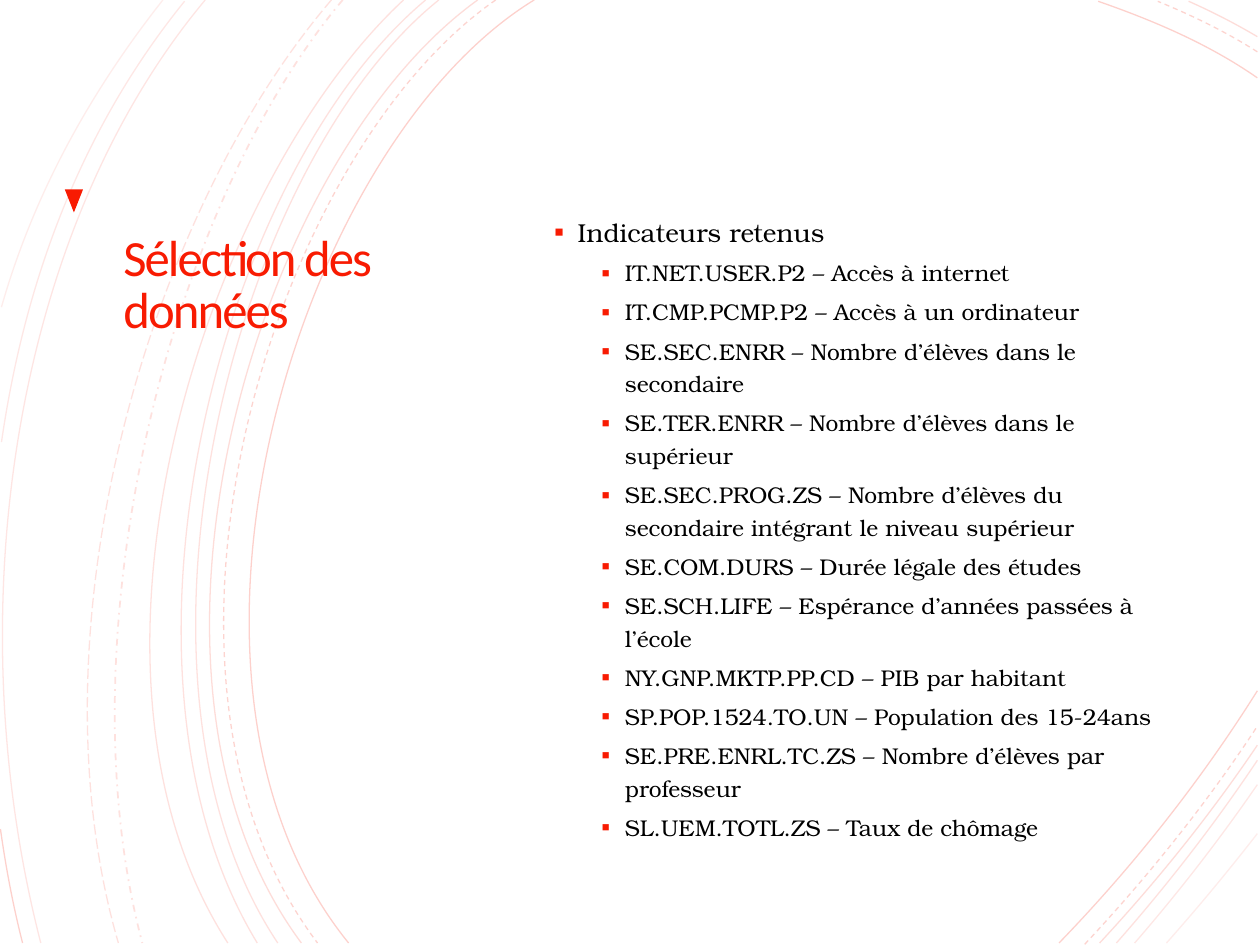
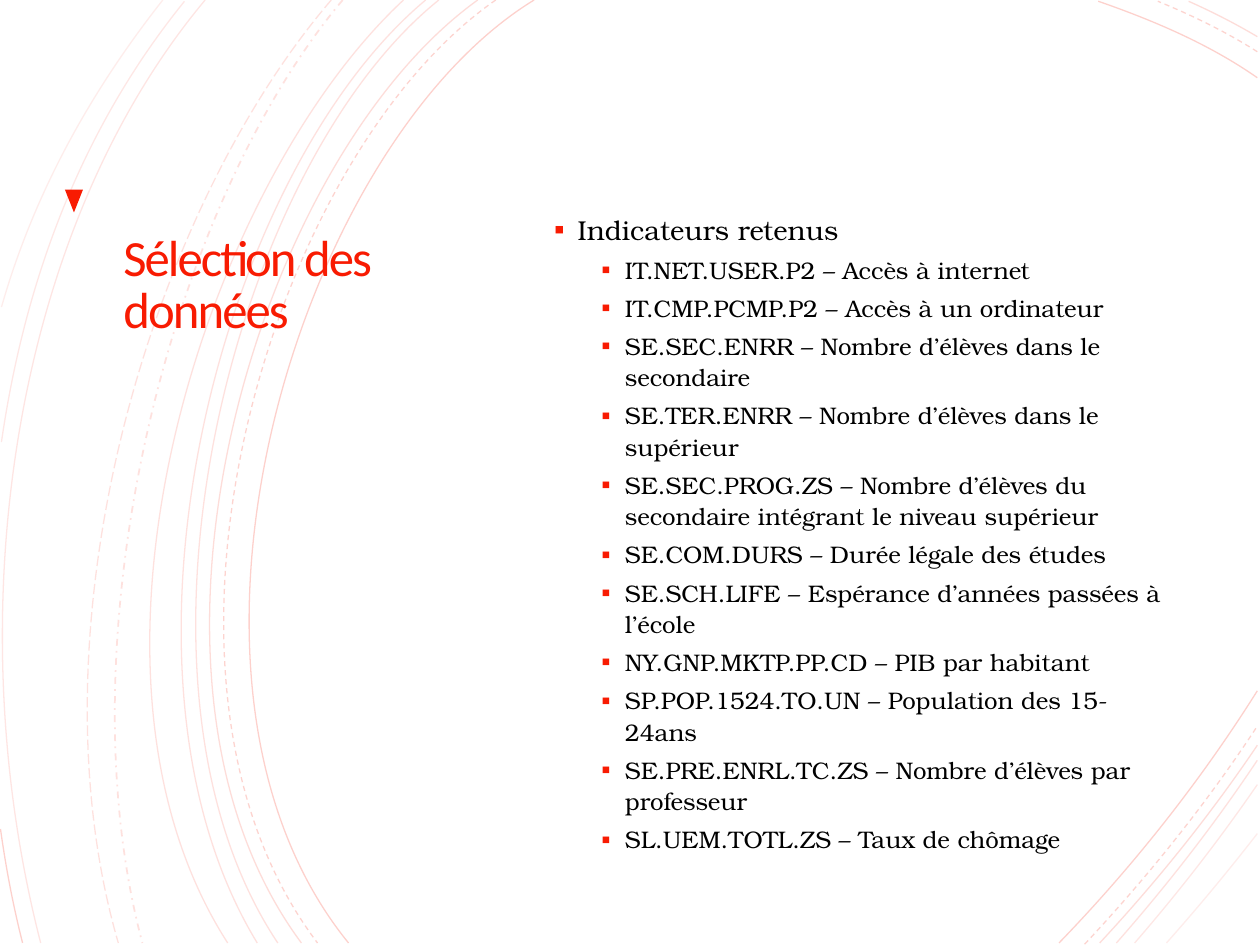
Before and after one commit to lalende/OpenClassRooms-Certification-Data-Scientist, a slide deck: slide 10 of Projet 2 - Analysez des données de systèmes éducatifs/Projet 2.pptx. Drawn at 1260x945 pixels with LibreOffice and Linux fonts; fonts in the diff are those of the drawing. Boxes give left, top, right and bottom in pixels: in the first picture for what was removed or moved away, otherwise in the second. Text is boxed around its words. In the diff, an @@ line names an element or a change of style, - is before the commit and + after.

```diff
--- a/Projet 2 - Analysez des données de systèmes éducatifs/Projet 2.pptx
+++ b/Projet 2 - Analysez des données de systèmes éducatifs/Projet 2.pptx
@@ outline #000000 0.75 pt to #000000 0.74 pt in 3 elements at (x1=105, y1=0, x2=639, y2=944), (x1=1062, y1=769, x2=1259, y2=944), (x1=63, y1=0, x2=563, y2=944) @@
@@ freeform shape at (x1=79, y1=0, x2=587, y2=944): outline #000000 0.75 pt dashed to #000000 0.74 pt dashed @@
@@ text "Indicateurs retenus" at (x1=578, y1=220, x2=1160, y2=849): size 14.8 to 15.6 pt in "Indicateurs retenus"; size 12.9 to 13.7 pt; line spacing 1.2 to 1.1 @@
@@ freeform shape at (x1=1060, y1=690, x2=1257, y2=942): outline #F81B02 0.75 pt to #F81B02 0.74 pt; outline redrawn @@
@@ freeform shape at (x1=1085, y1=727, x2=1257, y2=945): outline #F81B02 0.75 pt dashed to #F81B02 0.74 pt dashed; outline redrawn @@
@@ freeform shape at (x1=1100, y1=745, x2=1257, y2=942): outline #F81B02 0.75 pt to #F81B02 0.74 pt @@
@@ freeform shape at (x1=1116, y1=760, x2=1257, y2=942): outline #F81B02 0.75 pt to #F81B02 0.74 pt @@
```
Also in this commit, not shown: 17 other slides changed, 1 other file.
